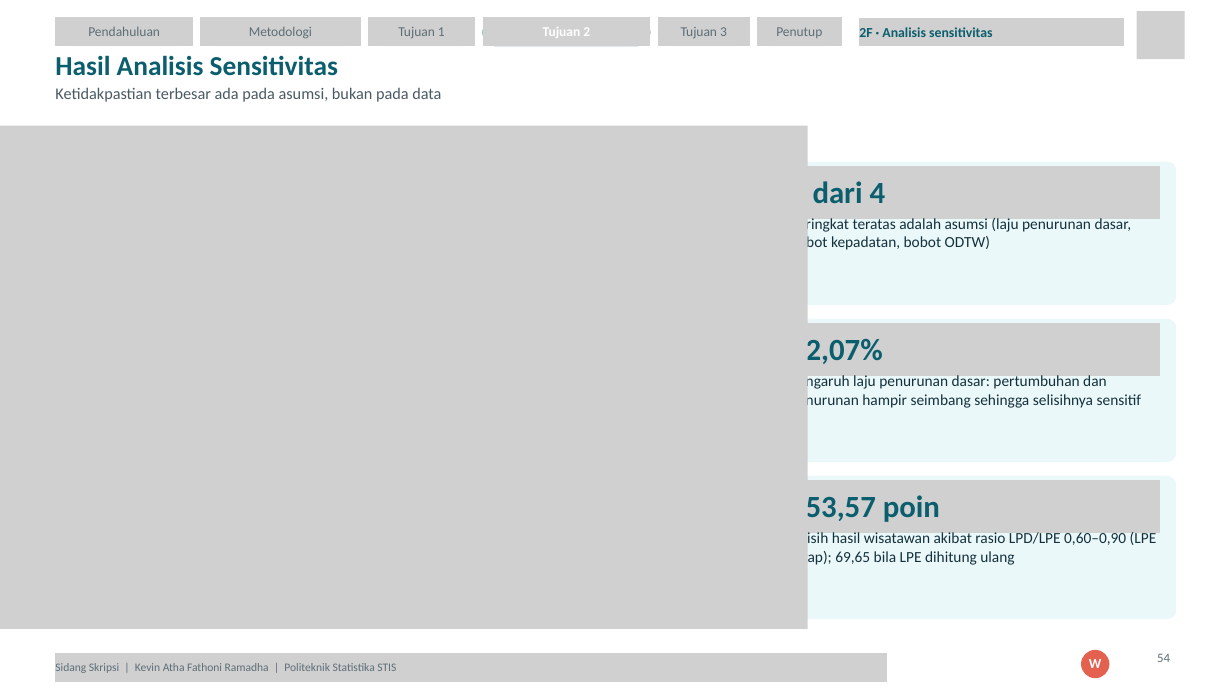
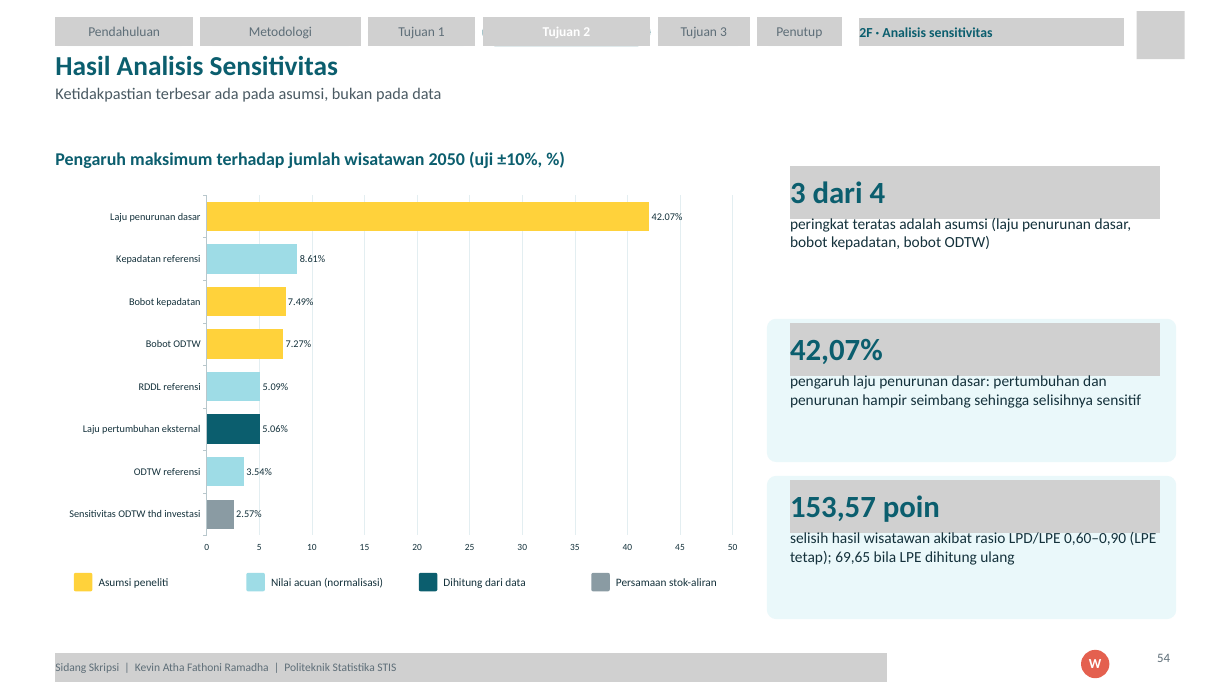
Before and after one commit to Kevinramadha/Skripsi, a slide deck: slide 54 of PPT Sidang - Lengkap (revisi dosen).pptx. Drawn at 1232x693 pixels with LibreOffice and Linux fonts; fonts in the diff are those of the drawing; grey boxes stand for pictures. Boxes give left, top, right and bottom in pixels: in the first picture for what was removed or moved away, otherwise in the second. Text is boxed around its words. In the diff, an @@ line names an element or a change of style, - is before the commit and + after.

```diff
--- a/PPT Sidang - Lengkap (revisi dosen).pptx
+++ b/PPT Sidang - Lengkap (revisi dosen).pptx
@@ picture removed at box(0, 126, 808, 629) @@
@@ text added at box(55, 152, 542, 168), 21 pt, text #0B5E6E, bold @@
+Pengaruh maksimum terhadap jumlah wisatawan 2050 (uji ±10%, %)
@@ freeform shape removed at box(767, 161, 1177, 305) @@
@@ bar chart added at box(55, 188, 752, 561) @@
+categories: Sensitivitas ODTW thd investasi, ODTW referensi, Laju pertumbuhan eksternal, RDDL referensi, Bobot ODTW, Bobot kepadatan, Kepadatan referensi, Laju penurunan dasar
+Series 1: 2.57, 3.54, 5.06, 5.09, 7.27, 7.49, 8.61, 42.07
@@ picture removed at box(81, 565, 225, 595) @@
@@ picture removed at box(81, 564, 225, 595) @@
@@ picture removed at box(81, 562, 225, 595) @@
@@ picture removed at box(252, 565, 395, 595) @@
@@ picture removed at box(252, 564, 395, 595) @@
@@ picture removed at box(252, 562, 395, 595) @@
@@ picture removed at box(423, 565, 567, 595) @@
@@ picture removed at box(423, 564, 567, 595) @@
@@ picture removed at box(423, 562, 567, 595) @@
@@ picture removed at box(594, 565, 737, 595) @@
@@ picture removed at box(594, 564, 737, 595) @@
@@ picture removed at box(594, 562, 737, 595) @@
@@ freeform shape removed at box(55, 571, 74, 590) @@
@@ rounded rectangle added at box(74, 573, 92, 591), fill #FFD23B @@
@@ text added at box(99, 578, 169, 588), 13.2 pt, text #14313B @@
+Asumsi peneliti
@@ freeform shape removed at box(226, 571, 245, 590) @@
@@ rounded rectangle added at box(246, 573, 265, 591), fill #9EDCE6 @@
@@ text added at box(271, 578, 383, 588), 13.2 pt, text #14313B @@
+Nilai acuan (normalisasi)
@@ freeform shape removed at box(397, 571, 416, 590) @@
@@ rounded rectangle added at box(419, 573, 437, 591), fill #0B5E6E @@
@@ text added at box(443, 578, 525, 588), 13.2 pt, text #14313B @@
+Dihitung dari data
@@ freeform shape removed at box(568, 571, 586, 590) @@
@@ rounded rectangle added at box(591, 573, 610, 591), fill #8A9BA3 @@
@@ text added at box(616, 578, 717, 586), 13.2 pt, text #14313B @@
+Persamaan stok-aliran
```
Also in this commit, not shown: 6 other slides changed, 2 other files.
